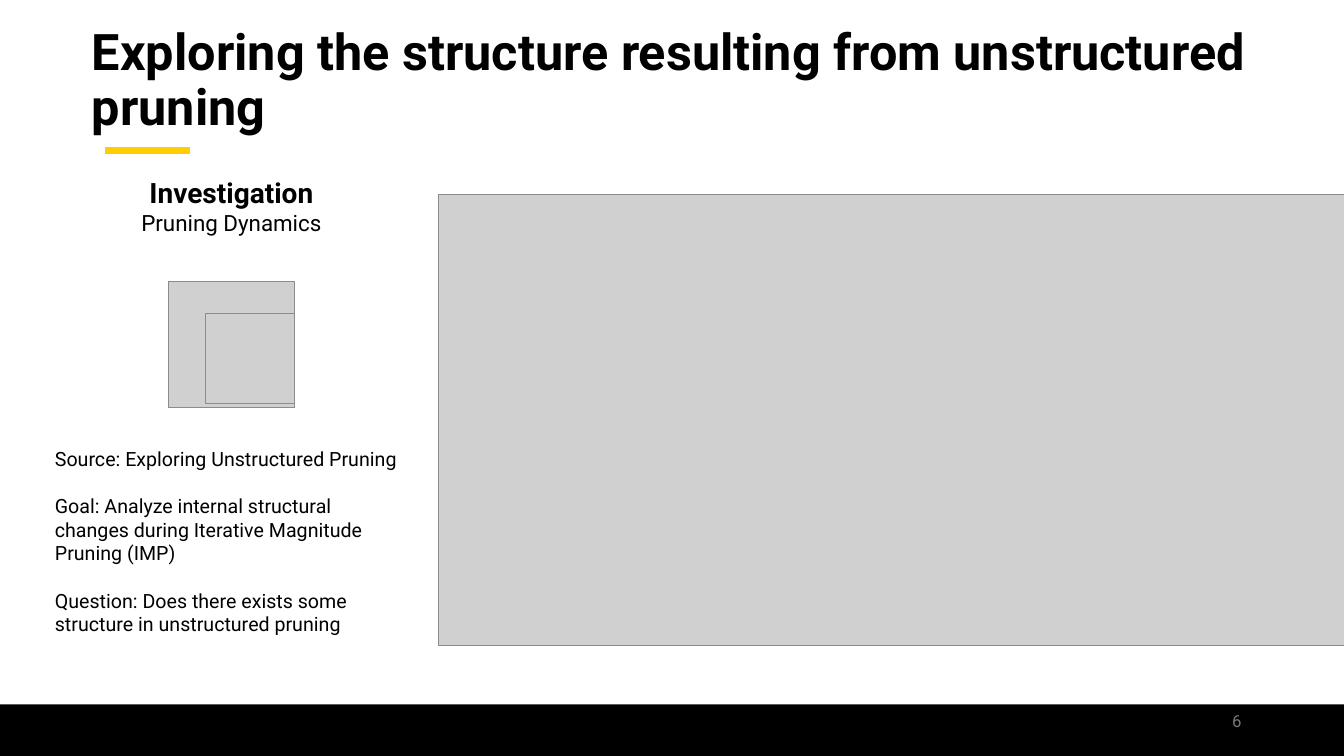
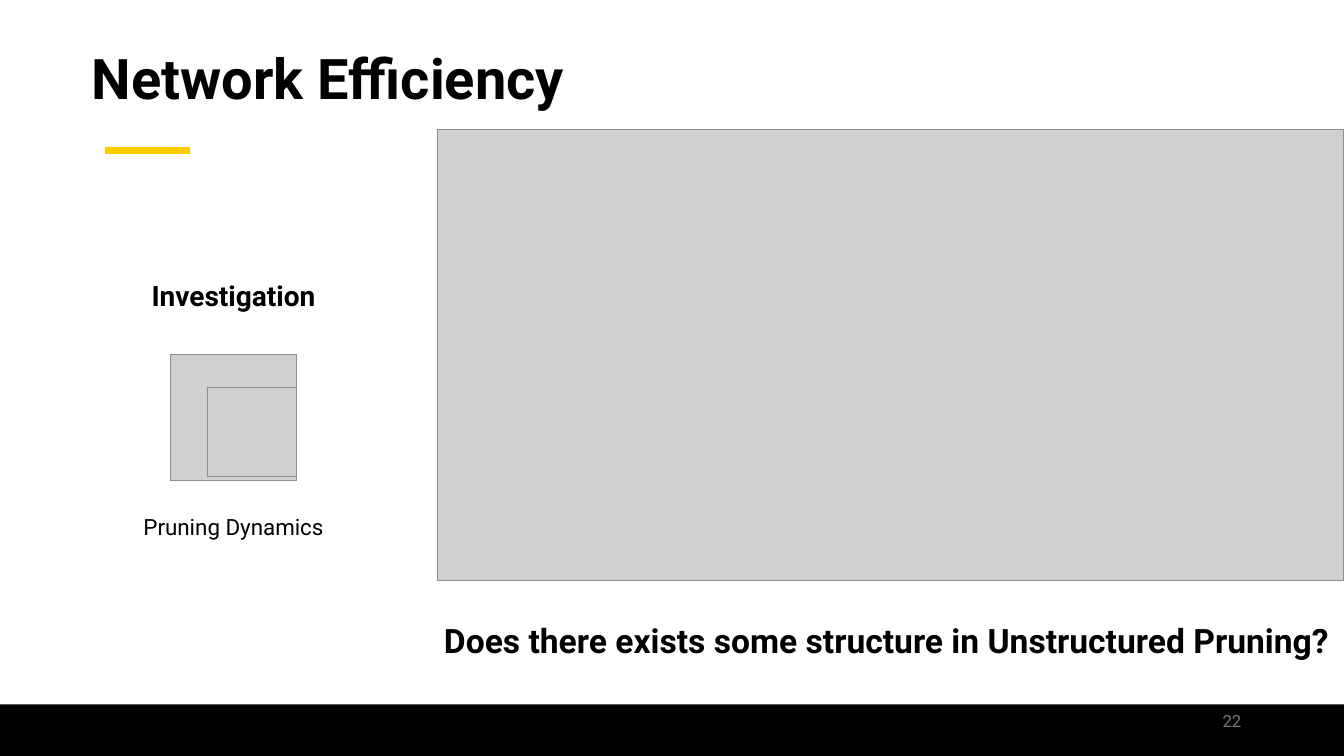
Before and after one commit to jamilgafur/Presentation, a slide deck: slide 22 of Presentation.pptx (slide 6 before the commit). Drawn at 1344x756 pixels with LibreOffice and Linux fonts; fonts in the diff are those of the drawing; grey boxes stand for pictures; background and template pictures are left out. Boxes give left, top, right and bottom in pixels: in the first picture for what was removed or moved away, otherwise in the second. Text is boxed around its words. In the diff, an @@ line names an element or a change of style, - is before the commit and + after.

```diff
--- a/Presentation.pptx
+++ b/Presentation.pptx
@@ title at <box>92,56,564,111</box>: text changed; size 36 to 40 pt @@
-Exploring the structure resulting from unstructured pruning
+Network Efficiency
@@ picture: place and size @@
-picture at <box>439,195,1344,645</box>
+picture at <box>438,129,1344,580</box>
@@ text "Investigation": place and size @@
-text "Investigation" at <box>55,182,396,635</box>
+text "Investigation" at <box>143,285,324,540</box>
@@ picture: place and size @@
-picture at <box>168,281,294,407</box>
+picture at <box>170,355,296,481</box>
@@ picture: place and size @@
-picture at <box>205,314,294,403</box>
+picture at <box>208,387,297,477</box>
@@ text at <box>55,451,396,635</box>: paragraphs removed @@
-Source: Exploring Unstructured Pruning
-Goal: Analyze internal structural changes during Iterative Magnitude Pruning (IMP)
-Question: Does there exists some structure in unstructured pruning
@@ text added at <box>444,627,1328,660</box>, 24 pt, text #000000, bold @@
+Does there exists some structure in Unstructured Pruning?
@@ page number at <box>1223,715,1242,727</box>: text changed @@
-6
+22
```
Also in this commit, not shown: 15 other slides changed, 8 slides added, 15 slides removed.
